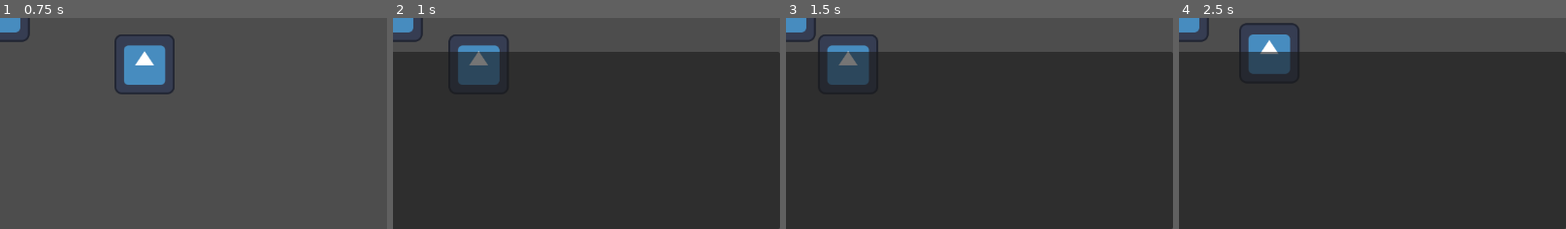
Above: before the commit, frames 1-4 (left to right).
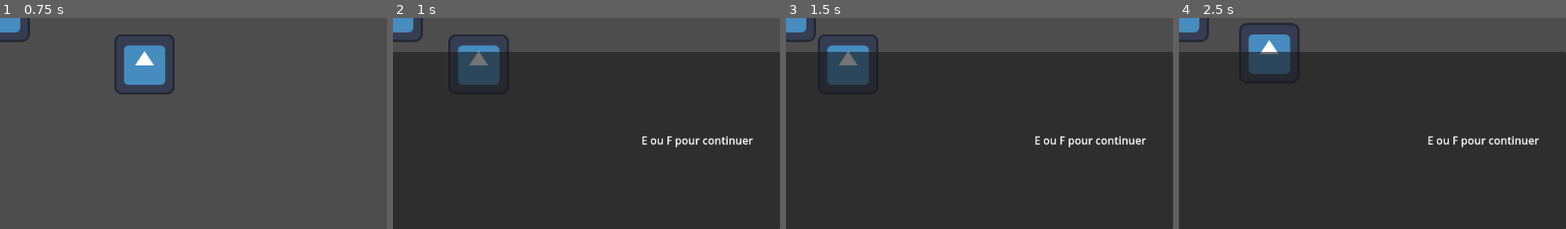
Above: after the commit, the same moments.

Repository: youpioup/solvefortommorow
Game: Godot game, scene res://scene/monde/monde.tscn
Same seed, same stepped clock (60 frames per second), same inputs: the game is played once before the commit and once after it. The engine's default icon, where the game draws it, is replaced by a stand-in: a white triangle on a blue panel in a dark square.
Inputs:
- Up to frame 1 (0.75 s): tap Enter at 0.5 s; hold D (droite) from 0.53 s (still down); tap E (interagire) at 0.6 s
- Up to frame 2 (1 s): keep holding D (droite)
- Up to frame 3 (1.5 s): release D (droite) at 1.28 s; hold A (gauche) from 1.28 s (still down); tap E (interagire) at 1.35 s
- Up to frame 4 (2.5 s): release A (gauche) at 2.03 s; hold D (droite) from 2.03 s (still down); tap S (reculer) at 2.1 s; tap E (interagire) at 2.3 s
The pictures show only the part of the screen within x 50-100%, y 50-100%; the shares and areas given below are measured in that part.

Frame 1 is identical in both runs. In frame 2, 0.6% of the frame differs, in the area x 64-93%, y 55-62%; in frame 3, 0.6%; in frame 4, 0.6%.

Commit message:
Dialogues multi-lignes

Diff:
--- a/scene/PNJ/pnj.gd
+++ b/scene/PNJ/pnj.gd
@@ -6,6 +6,14 @@
 @onready var label: Label = $CanvasLayer/textBox/MarginContainer/HBoxContainer/Label
 @onready var text_box: PanelContainer = $CanvasLayer/textBox
 @onready var texture_rect = $CanvasLayer/textBox/MarginContainer/HBoxContainer/TextureRect
+@onready var intercat_label = $CanvasLayer/textBox/MarginContainer/intercatLabel
+
+var dialogue_start:bool = false
+
+func _ready():
+	if txt.size() >= 1:
+		intercat_label.show()
+	texture_rect.texture = img
 
 func _on_body_entered(body: Node2D) -> void:
 	if body.name == "Kayou":
@@ -16,11 +24,18 @@
 
 func show_simple_dialogue():
 	label.text = txt[0]
-	texture_rect.texture = img
 	text_box.show()
 
+func _process(delta):
+	if dialogue_start && Input.is_action_just_pressed("interagire"):
+		for i in txt.size():
+			label.text = txt[i]
+
 func show_advenced_dialogue():
-	pass
+	dialogue_start = true
+	var i = 0
+	label.text = txt[i]
+	text_box.show()
 
 func _on_body_exited(body: Node2D) -> void:
 	if body.name == "Kayou":
--- a/scene/monde/monde.tscn
+++ b/scene/monde/monde.tscn
@@ -15,9 +15,10 @@
 
 [node name="PNJ2" parent="." instance=ExtResource("2_g26u5")]
 position = Vector2(688, -336)
+txt = Array[String](["Salut!", "Mouais"])
 img = ExtResource("3_1ay8y")
 
-[node name="PNJ3" parent="." instance=ExtResource("2_g26u5")]
+[node name="PNJMultiLine" parent="." instance=ExtResource("2_g26u5")]
 position = Vector2(368, 728)
 
 [node name="PNJ4" parent="." instance=ExtResource("2_g26u5")]
--- a/scene/text_box/text_box.tscn
+++ b/scene/text_box/text_box.tscn
@@ -29,3 +29,9 @@
 [node name="Label" type="Label" parent="MarginContainer/HBoxContainer"]
 layout_mode = 2
 text = "Salut Kayou!"
+
+[node name="intercatLabel" type="Label" parent="MarginContainer"]
+visible = false
+layout_mode = 2
+size_flags_horizontal = 8
+text = "E ou F pour continuer"
